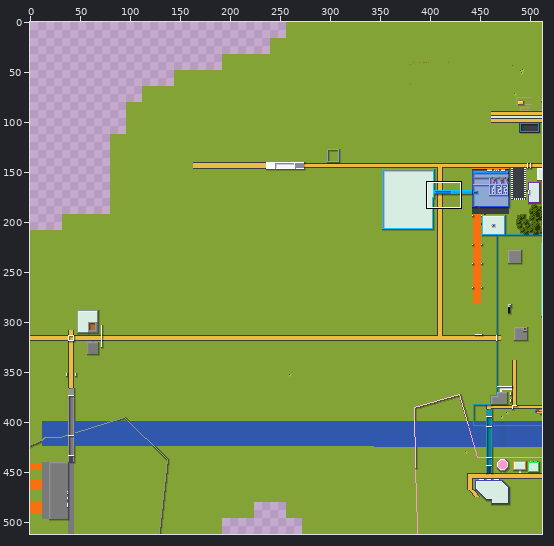
Sprite sheet, stored at tiles/-1,1.png. The first picture is a wide view before the edit; the outline marks the close-up.
Close-up. First the earlier version:
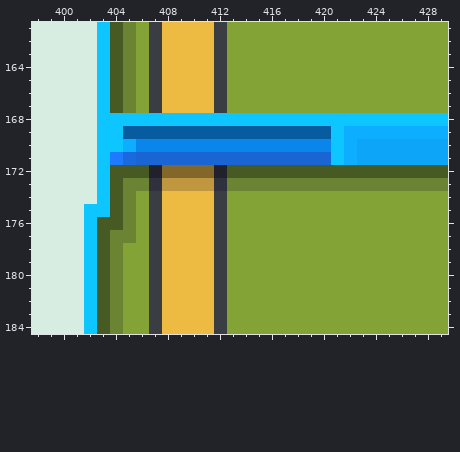
The file is 512x512 pixels. Colours within 5 levels of each other are drawn and written as one. Shown: x 398..429, y 161..184.
New version:
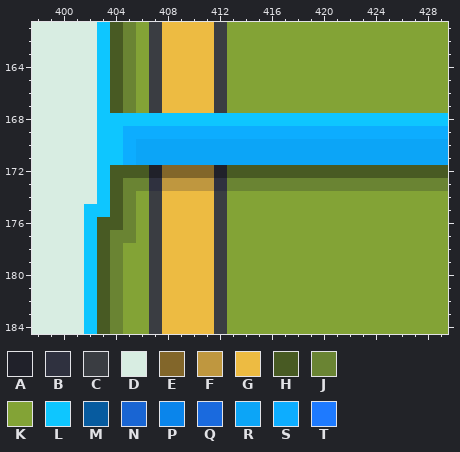
Palette (. is transparent): A #20212a  B #2f313f  C #3a3d42  D #d8ede2  E #82662a  F #bf973f  G #edbb42  H #485a23  J #6a8433  K #83a336  L #0ec6ff  M #075b9f  N #1965d3  P #0a85eb  Q #1a6ade  R #0ca5f7  S #0dadff  T #1e7aff
Change:
Changed rows in their new state; - is an unchanged pixel.
first column x 404:
169 -SSSSSSSSSSSSSSSSS-
170 --RRRRRRRRRRRRRRRRR
171 LSRRRRRRRRRRRRRRRRR
Where, in picture pixels (left, top, right, bottom), the same in both close-ups:
changed: (110, 126, 357, 165)
